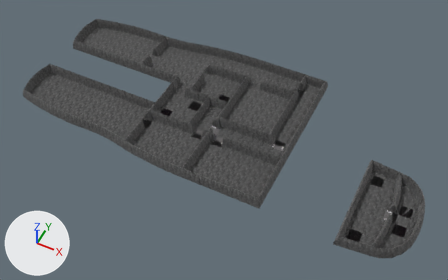
What one commit did to the glTF model cpp-version/assets/ships/ship1/levels3d/level_0/level_0.gltf.
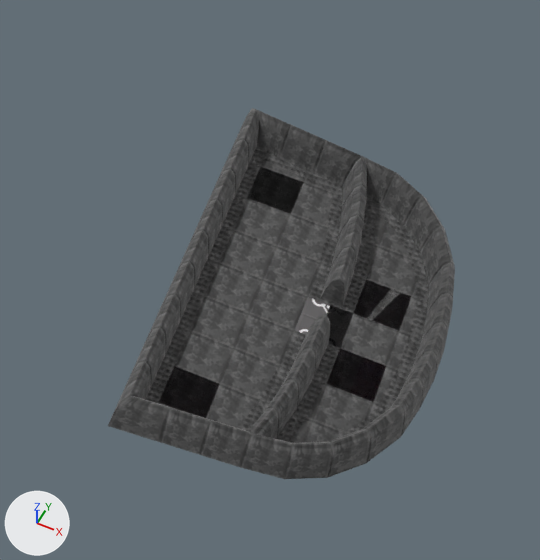
The first picture shows the older version from a 50 mm camera at (59.2, -44.2, 67.3) aimed at (31.6, 10.9, -1.6). The close-ups show the older and then the newer version on the part from 68% to 100% of the width and 47% to 100% of the height of that picture. Only the edits that show in the close-ups are written down. The lights are fixed; the arrows at lower left show +X, +Y and +Z. Vertices at exactly the same position are counted once.
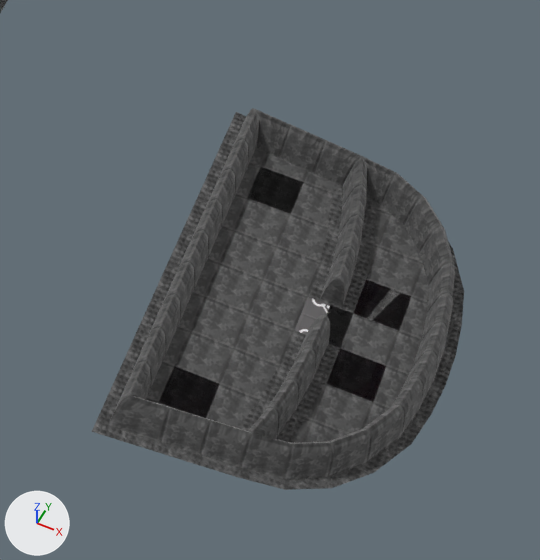
What differs and where, as boxes [x1, y1, x2, y2] in the close-ups (540 x 560 px; the box of a moved part takes in the faces that stretch with it):
'Mesh_153', reshaped (29% wider, 25% taller)
    before: [146, 148, 263, 403]
    after: [92, 113, 243, 431]
'Mesh_147', reshaped (7% wider, 15% taller)
    before: [370, 285, 429, 419]
    after: [401, 290, 464, 444]
'Mesh_145', reshaped (mostly hidden before)
    before: [327, 415, 375, 442]
    after: [238, 437, 411, 490]
'Mesh_143', reshaped (not visible before)
    after: [92, 426, 241, 477]
part 4 of me_mesh_153, moved or reshaped (mostly hidden before)
    before: [150, 390, 161, 403]
    after: [92, 377, 127, 430]
part 5 of me_mesh_153, moved or reshaped (mostly hidden before)
    before: [146, 391, 153, 402]
    after: [92, 383, 127, 431]
part 6 of me_mesh_153, moved or reshaped
    before: [165, 173, 255, 374]
    after: [116, 157, 226, 381]
part 7 of me_mesh_153, moved or reshaped
    before: [247, 148, 263, 172]
    after: [216, 113, 243, 161]

The change in detail:
me_mesh_143 is used by ob_mesh_143; location (0.0, 0.0, 0.0).
me_mesh_143 had 8 vertices, 6 faces and spanned x 53.24..56.59, y 0.86..1.57, z 0.03.
me_mesh_143 now has 8 vertices, 6 faces and spans x 52.02..56.94, y -0.49..0.41, z 0.03.
me_mesh_143 part 1: the whole mesh is rebuilt.
me_mesh_145 is used by ob_mesh_145; location (0.0, 0.0, 0.0).
me_mesh_145 had 10 vertices, 8 faces and spanned x 57.46..60.57, y 1.22..4.31, z 0.03.
me_mesh_145 now has 10 vertices, 8 faces and spans x 56.92..61.74, y 0.0..3.94, z 0.03.
me_mesh_145 part 2: 8 kept faces spanning x 56.92..61.74, y 0.0..3.94, z 0.03 get new texture (UV) coordinates.
Edits to the shape of me_mesh_145 do not show in these pictures.
me_mesh_147 is used by ob_mesh_147; location (0.0, 0.0, 0.0).
me_mesh_147 had 12 vertices, 10 faces and spanned x 60.18..60.94, y 4.19..10.45, z 0.03.
me_mesh_147 now has 12 vertices, 10 faces and spans x 61.35..62.16, y 3.82..10.81, z 0.03.
me_mesh_147 part 3: 10 kept faces spanning x 61.35..62.16, y 3.82..10.81, z 0.03 get new texture (UV) coordinates.
Edits to the shape of me_mesh_147 do not show in these pictures.
me_mesh_153 is used by ob_mesh_153; location (0.0, 0.0, 0.0).
me_mesh_153 had 20 vertices, 18 faces and spanned x 53.24..53.64, y 0.86..13.77, z 0.03.
me_mesh_153 now has 20 vertices, 18 faces and spans x 52.02..52.43, y -0.49..15.12, z 0.03.
me_mesh_153 part 4: the 1 vertex in x 53.64, y 1.3, z 0.03 is moved by (-1.63, -1.8, 0.0).
me_mesh_153 part 5: the 1 vertex in x 53.24, y 0.86, z 0.03 is moved by (-0.81, -0.9, 0.0).
me_mesh_153 part 6: all 8 vertices in x 53.24, y 1.94..12.69, z 0.03 are moved by (-0.81, 0.0, 0.0).
me_mesh_153 part 7: the 1 vertex in x 53.24, y 13.77, z 0.03 is moved by (-0.81, 0.9, 0.0).
Other edits to the shape of me_mesh_153 do not show in these pictures.
